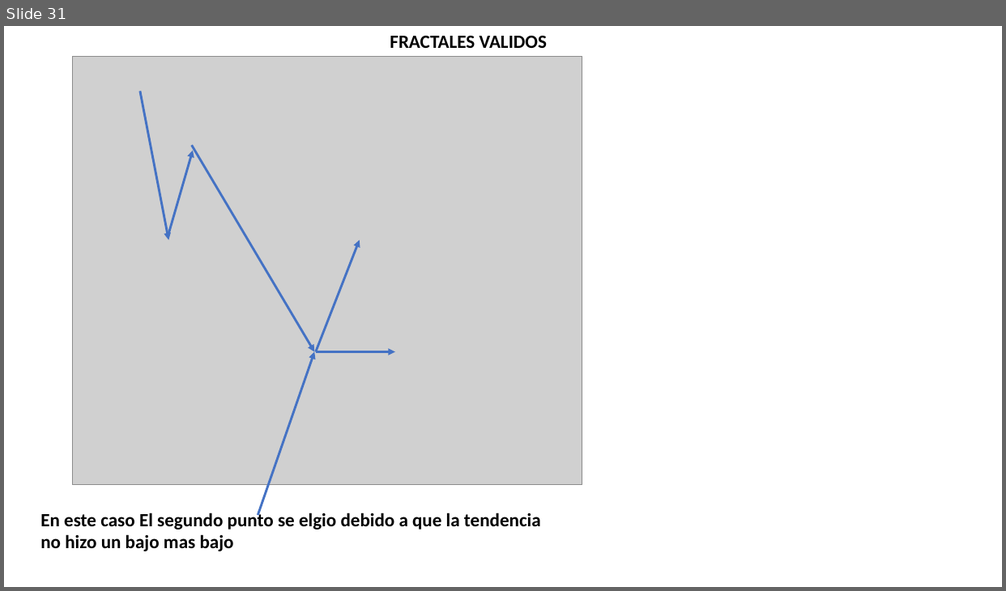
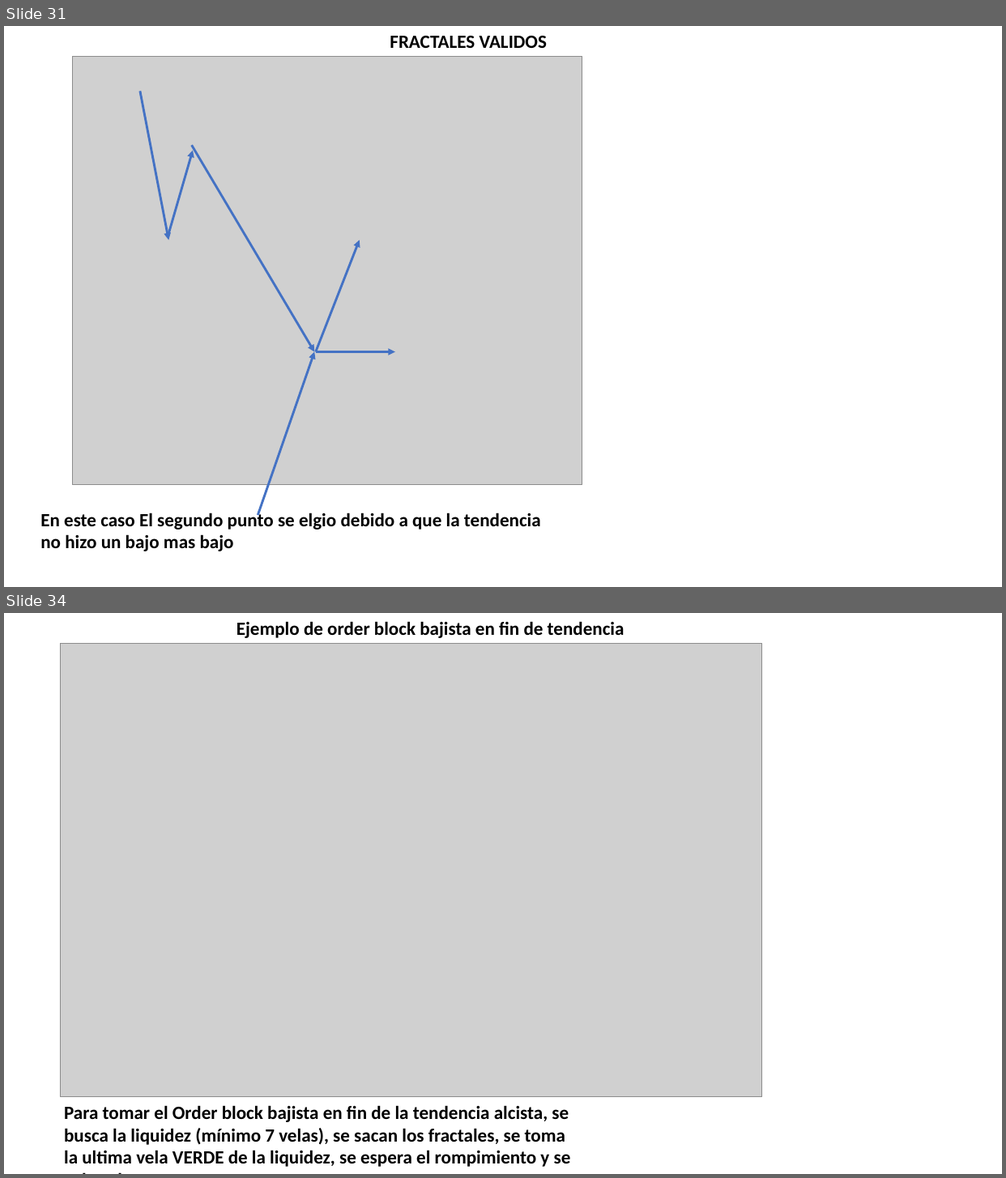
Before and after one commit to Edd1eware/Yields_Academy, a slide deck: Manual_YIELDS_ACADEMY.pptx. Shown one above the other, each under a label of ours: slide 31 before the commit, slides 31 and 34 after it; the slides between them are not shown. The pictures are 1006x591 and 1006x1178 pixels, drawn with LibreOffice and Linux fonts; fonts in the diff are those of the drawing; grey boxes stand for pictures. Boxes give left, top, right and bottom in pixels: in the first picture for what was removed or moved away, otherwise in the second. Text is boxed around its words. In the diff, an @@ line names an element or a change of style, - is before the commit and + after.

Commit message:
update orderblocks

```diff
--- a/Manual_YIELDS_ACADEMY.pptx
+++ b/Manual_YIELDS_ACADEMY.pptx
@@ slide 34 added at (x1=4, y1=613, x2=1002, y2=1174), background #FFFFFF @@
@@ text added at (x1=236, y1=621, x2=624, y2=638), 18 pt, text #000000, bold @@
+Ejemplo de order block bajista en fin de tendencia
@@ picture added at (x1=60, y1=643, x2=761, y2=1097) @@
@@ text added at (x1=64, y1=1105, x2=571, y2=1167), 18 pt, text #000000, bold @@
+Para tomar el Order block bajista en fin de la tendencia alcista, se busca la liquidez (mínimo 7 velas), se sacan los fractales, se toma la ultima vela VERDE de la liquidez, se espera el rompimiento y se coloca la venta
```
Also in this commit, not shown: 1 slide changed, 4 other slides added.
